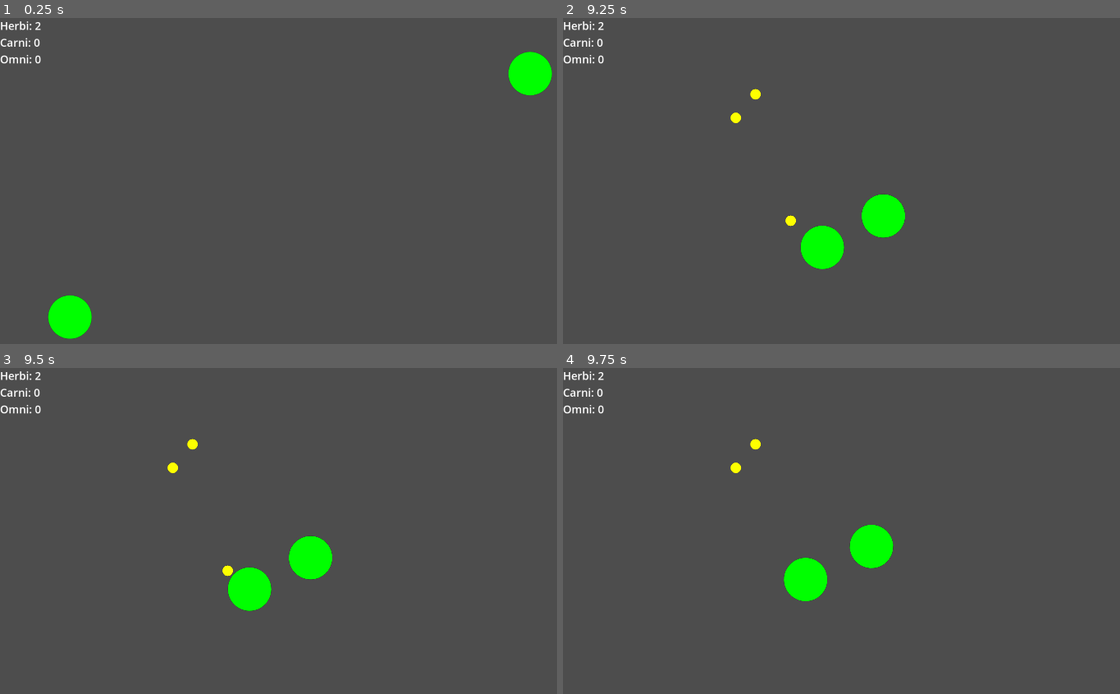
Above: before the commit, frames 1-4 (two rows, left to right).
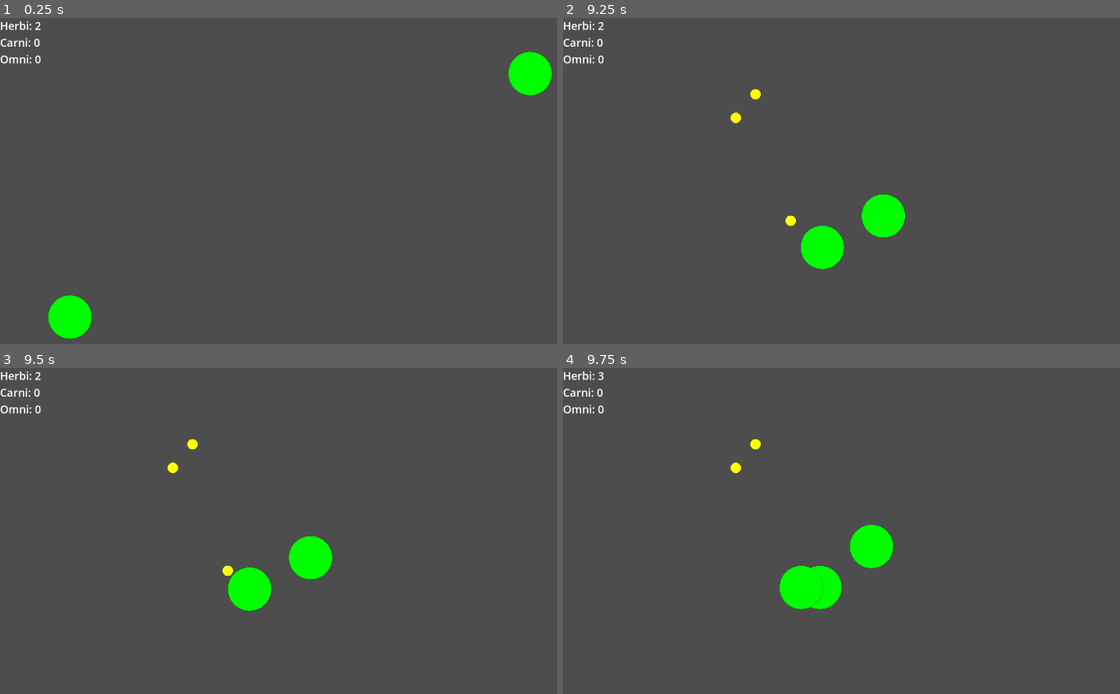
Above: after the commit, the same moments.

Repository: AntonPotapovDev/evolution-game
Game: Godot game, scene res://main.tscn
Two runs of this game, one before a commit and one after it. Both use one fixed random seed, a clock stepped at 60 frames per second and the inputs below.
Inputs:
- Up to frame 1 (0.25 s): no input
- Up to frame 2 (9.25 s): tap Enter at 0.5, 2 s; tap Space at 1.25 s
- Up to frame 3 (9.5 s): no input
- Up to frame 4 (9.75 s): no input

Frames 1-3 are identical in both runs. In frame 4, 0.8% of the frame differs, in the area x 6-60%, y 1-75%.

Commit message:
Add energy system

Diff:
--- a/abstract_food.gd
+++ b/abstract_food.gd
@@ -16,7 +16,7 @@
     if _is_consumed:
         return
 
-    consuming_creature.change_energy(_energy_boost)
+    consuming_creature.gain_energy(_energy_boost)
     _is_consumed = true
 
     queue_free()
--- a/ai_states/breeding_state.gd
+++ b/ai_states/breeding_state.gd
@@ -2,8 +2,7 @@
 extends AbstractAiState
 
 
-const ENERGY_THRESHOLD: float = 0.8 * Creature.MAX_ENERGY
-const ENERGY_COST: float = 0.5 * ENERGY_THRESHOLD
+const ENERGY_THRESHOLD_COEF: float = 0.8
 
 
 var _child: Creature = null
@@ -14,7 +13,8 @@
 
 
 static func should_enter_state(creature: Creature) -> bool:
-    return creature.energy >= ENERGY_THRESHOLD
+    var threshold = creature.max_energy * ENERGY_THRESHOLD_COEF
+    return creature.energy > threshold
 
 
 func try_get_next_state_before_enter() -> AbstractAiState:
@@ -38,7 +38,6 @@
 
 
 func process_state(_delta: float):
-    _ai.creature.change_energy(-ENERGY_COST)
     _child = _ai.creature.make_child()
     _child.relatives_ids.append(_ai.creature.id)
     _ai.creature.relatives_ids.append(_child.id)
--- a/attack.gd
+++ b/attack.gd
@@ -1,9 +1,5 @@
 class_name Attack
 extends Path2D
-
-
-const ATTACK_COOLDOWN: float = 1.0
-const DAMAGE: int = 10
 
 
 @export var creature: Creature
@@ -25,7 +21,7 @@
 
     _set_enabled(true)
     _is_attacking = true
-    _cooldown_left = ATTACK_COOLDOWN
+    _cooldown_left = DefaultValues.ATTACK_COOLDOWN
     _animation_player.play("Attack")
 
 
@@ -55,7 +51,7 @@
         return
 
     if _attack_box.overlaps_area(other_creature):
-        other_creature.take_damage(DAMAGE)
+        other_creature.take_damage(DefaultValues.ATTACK_DAMAGE)
 
 
 func _on_animation_finished(_anim_name: StringName) -> void:
--- a/creature.gd
+++ b/creature.gd
@@ -2,17 +2,18 @@
 extends Area2D
 
 
-const MAX_ENERGY: float = 300
-const STARTING_ENERGY: float = 0.4 * MAX_ENERGY
-const DEFAULT_ENERGY_CONSUMPTION: float = 10.0
-const MAX_HP: int = 10
 const TURN_INERTIA: float = 0.3
+
+
+@onready var _energy_system: EnergySystem = $EnergySystem
+@onready var _ai: CreatureAI = $CreatureAI
+@onready var _moving_adviser: MovingAdviser = $MovingAdviser
+@onready var _attack: Attack = $Attack
 
 
 var _id: int
 
-var _energy: float = STARTING_ENERGY
-var _hp: int = MAX_HP
+var _hp: int = DefaultValues.MAX_HP
 var _died: bool = false
 var _relatives_ids: Array[int] = []
 
@@ -31,7 +32,12 @@
 
 var energy: float:
     get:
-        return _energy
+        return _energy_system.energy
+
+
+var max_energy: float:
+    get:
+        return _config.energy_config.max_energy
 
 
 var dead: bool:
@@ -61,11 +67,12 @@
     _id = new_id
     _config = config
 
+    $EnergySystem.init(config.energy_config)
     $CreatureAI.init_state(initial_state_factory)
 
 
 func move_to_target(target: Node2D, delta: float) -> void:
-    var advised_dir = $MovingAdviser.advised_direction(target.global_position)
+    var advised_dir = _moving_adviser.advised_direction(target.global_position)
     _move_towards(advised_dir, delta)
 
 
@@ -75,30 +82,28 @@
 
 
 func move_towards(direction: Vector2, delta: float) -> void:
-    var advised_dir = $MovingAdviser.correct_direction(direction)
+    var advised_dir = _moving_adviser.correct_direction(direction)
     _move_towards(advised_dir, delta)
 
 
 func make_child() -> Creature:
     var config = Mutator.mutate(_config)
     var state_factory = PostBirthState.make_factory(self, true)
+    _energy_system.on_gave_birth()
     return Spawner.spawn_creature(global_position, config, state_factory)
 
 
+func gain_energy(amount: float):
+    _energy_system.gain(amount)
+
+
 func do_attack():
-    $Attack.do_attack()
+    _attack.do_attack()
 
 
 func attack_if_in_range(creature: Creature):
-    if $Attack.in_attack_range(creature):
+    if _attack.in_attack_range(creature):
         do_attack()
-
-
-func change_energy(delta: float):
-    _energy = clampf(_energy + delta, 0.0, MAX_ENERGY)
-    if is_zero_approx(_energy):
-        _energy = 0.0
-        _on_death()
 
 
 func take_damage(damage: int):
@@ -131,6 +136,8 @@
     rotate(rotate_angle)
     _facing_direction = move_direction
 
+    _energy_system.on_movement(_config.movement_speed, delta)
+
 
 func _ready() -> void:
     z_index = Layers.CREATURE
@@ -145,11 +152,11 @@
     if _died:
         return
 
-    change_energy(-DEFAULT_ENERGY_CONSUMPTION * delta)
+    _energy_system.update(delta)
     if _died:
         return
 
-    $CreatureAI.update(delta)
+    _ai.update(delta)
 
     _moved_prev_tick = _moved_this_tick
     _moved_this_tick = false
@@ -162,3 +169,7 @@
 
     if _config.diet.has(food.type):
         food.consume(self)
+
+
+func _on_out_of_energy():
+    _on_death()
--- a/creature.tscn
+++ b/creature.tscn
@@ -3,6 +3,7 @@
 [ext_resource type="Script" uid="uid://dw3u84yddl2th" path="res://creature.gd" id="1_fd6ru"]
 [ext_resource type="PackedScene" uid="uid://bpgwmyo3brpr" path="res://creature_ai.tscn" id="2_nugsn"]
 [ext_resource type="PackedScene" uid="uid://3lgnyqqsno6e" path="res://moving_adviser.tscn" id="3_1k0n7"]
+[ext_resource type="PackedScene" uid="uid://cnf6m5h53xcop" path="res://energy_system.tscn" id="4_frg5k"]
 [ext_resource type="Script" uid="uid://k8sypgev3aoq" path="res://attack.gd" id="4_w7hms"]
 
 [sub_resource type="Gradient" id="Gradient_fd6ru"]
@@ -90,6 +91,8 @@
 [node name="MovingAdviser" parent="." unique_id=1599735220 node_paths=PackedStringArray("creature") instance=ExtResource("3_1k0n7")]
 creature = NodePath("..")
 
+[node name="EnergySystem" parent="." unique_id=325380828 instance=ExtResource("4_frg5k")]
+
 [node name="Attack" type="Path2D" parent="." unique_id=142617412 node_paths=PackedStringArray("creature")]
 position = Vector2(39, -30.901642)
 scale = Vector2(1, 1.0491803)
@@ -124,5 +127,6 @@
 shape = SubResource("RectangleShape2D_w7hms")
 
 [connection signal="area_entered" from="." to="." method="_on_area_entered"]
+[connection signal="out_of_energy" from="EnergySystem" to="." method="_on_out_of_energy"]
 [connection signal="animation_finished" from="Attack/AnimationPlayer" to="Attack" method="_on_animation_finished"]
 [connection signal="area_entered" from="Attack/AttackPath/Paw" to="Attack" method="_on_paw_area_entered"]
--- a/creature_config.gd
+++ b/creature_config.gd
@@ -10,12 +10,10 @@
 }
 
 
-const DEFAULT_MOVEMENT_SPEED: float = 150.0
-
-
 var diet_phase: DietPhase
 var trait_ids: Array[int]
 var movement_speed: float
+var energy_config: EnergySystem.EnergyConfig
 
 
 var diet: Array[StringName]:
@@ -43,6 +41,16 @@
 
     config.diet_phase = DietPhase.HERBIVORE
     config.trait_ids = [] as Array[int]
-    config.movement_speed = DEFAULT_MOVEMENT_SPEED
+    config.movement_speed = DefaultValues.MOVEMENT_SPEED
+    config.energy_config = _make_default_energy_config()
 
     return config
+
+
+static func _make_default_energy_config() -> EnergySystem.EnergyConfig:
+    var config = EnergySystem.EnergyConfig.new()
+    config.max_energy = DefaultValues.MAX_ENERGY
+    config.general_consumption = DefaultValues.GENERAL_ENERGY_CONSUMPTION
+    config.movement_consumption = DefaultValues.MOVEMENT_ENERGY_CONSUMPTION
+    config.birth_cost = DefaultValues.BIRTH_ENERGY_COST
+    return config
--- /dev/null
+++ b/default_values.gd
@@ -0,0 +1,16 @@
+class_name DefaultValues
+extends RefCounted
+
+
+const MAX_HP: int = 10
+
+const MOVEMENT_SPEED: float = 150.0
+
+const MAX_ENERGY: float = 300.0
+const GENERAL_ENERGY_CONSUMPTION: float = 1.0
+const MOVEMENT_ENERGY_CONSUMPTION: float = 0.06
+const BIRTH_ENERGY_COST: float = 120.0
+
+
+const ATTACK_COOLDOWN: float = 1.0
+const ATTACK_DAMAGE: int = 10
--- /dev/null
+++ b/energy_system.gd
@@ -0,0 +1,59 @@
+class_name EnergySystem
+extends Node
+
+
+class EnergyConfig extends RefCounted:
+    var max_energy: float
+    var general_consumption: float
+    var movement_consumption: float
+    var birth_cost: float
+
+
+signal out_of_energy
+
+
+var _energy: float
+var _config: EnergyConfig = null
+
+
+var energy: float:
+    get:
+        return _energy
+
+
+var is_out_of_energy: bool:
+    get:
+        return is_zero_approx(_energy)
+
+
+func init(config: EnergyConfig):
+    if _config:
+        return
+
+    _energy = config.birth_cost
+    _config = config
+
+
+func update(delta: float):
+    var delta_energy = _config.general_consumption * delta
+    _change_energy(-delta_energy)
+
+
+func on_movement(speed: float, delta: float):
+    var delta_energy = _config.movement_consumption * speed * delta
+    _change_energy(-delta_energy)
+
+
+func on_gave_birth():
+    _change_energy(-_config.birth_cost)
+
+
+func gain(amount: float):
+    _change_energy(amount)
+
+
+func _change_energy(delta_energy: float):
+    _energy = clampf(_energy + delta_energy, 0.0, _config.max_energy)
+    if is_out_of_energy:
+        _energy = 0.0
+        out_of_energy.emit()
--- /dev/null
+++ b/energy_system.tscn
@@ -0,0 +1,6 @@
+[gd_scene format=3 uid="uid://cnf6m5h53xcop"]
+
+[ext_resource type="Script" uid="uid://blnl26g4o7qs8" path="res://energy_system.gd" id="1_n6e0d"]
+
+[node name="EnergySystem" type="Node" unique_id=325380828]
+script = ExtResource("1_n6e0d")
Not shown, added: default_values.gd.uid
Not shown, added: energy_system.gd.uid
